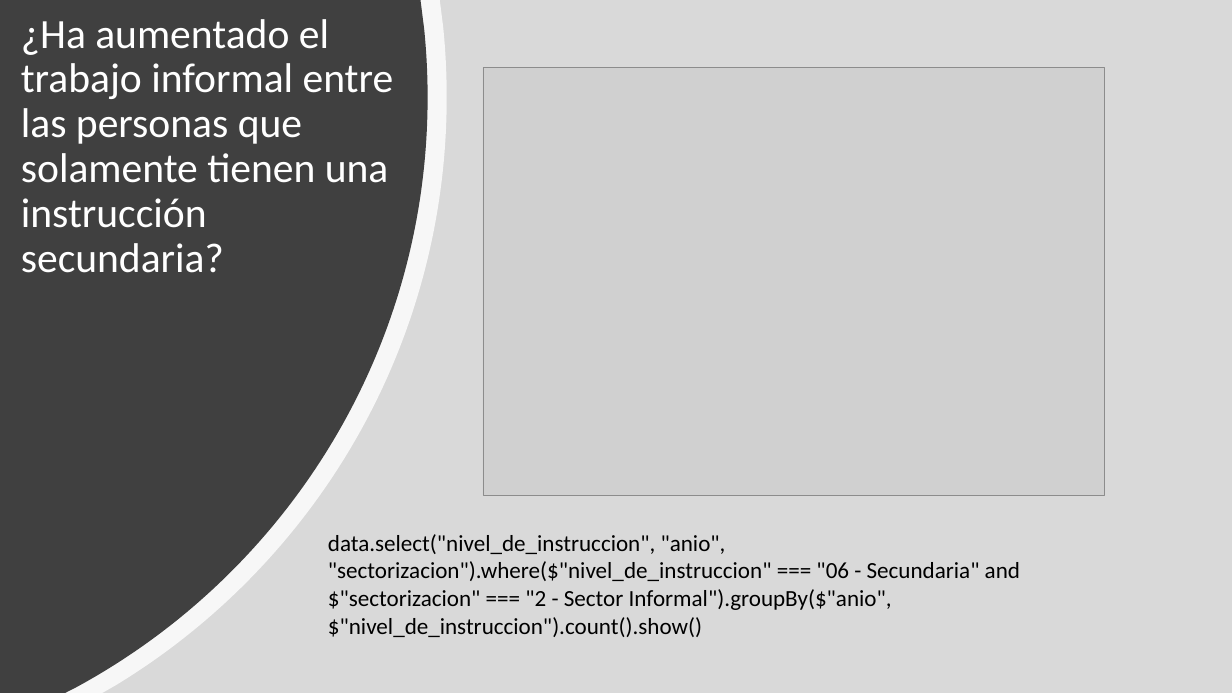
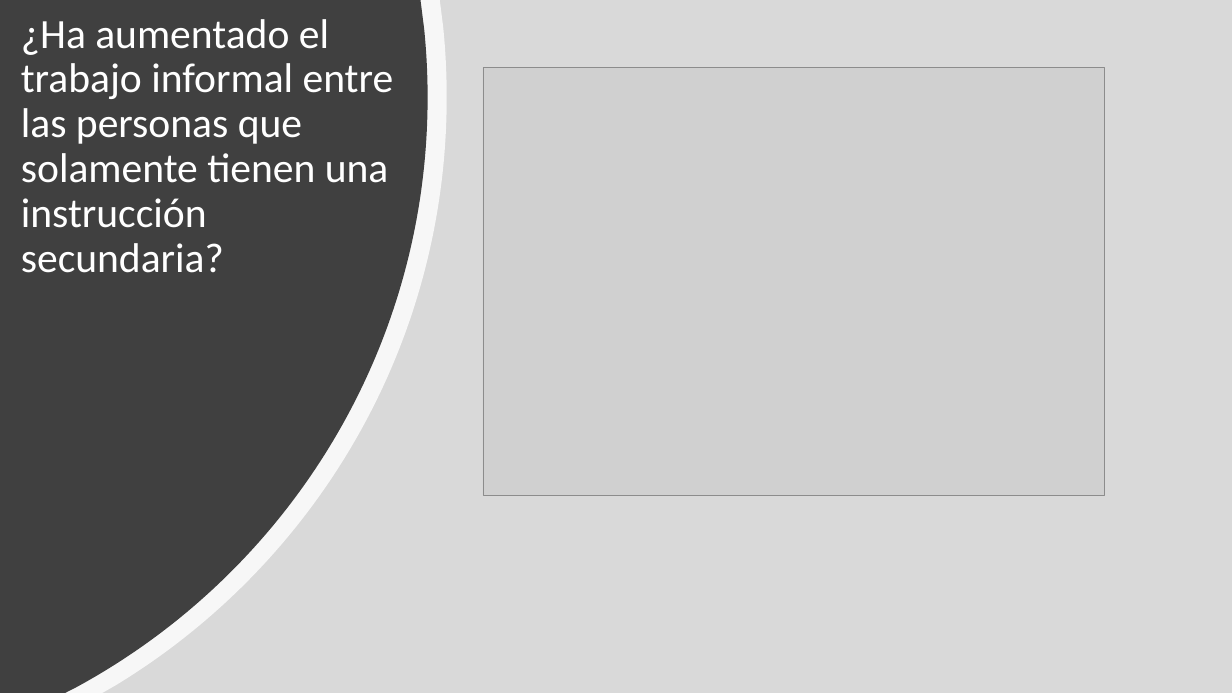
Before and after one commit to vysery98/proyectoIntegrador_IV, a slide deck: slide 9 of Presentación.pptx. Drawn at 1232x693 pixels with LibreOffice and Linux fonts; fonts in the diff are those of the drawing; grey boxes stand for pictures. Boxes give left, top, right and bottom in pixels: in the first picture for what was removed or moved away, otherwise in the second. Text is boxed around its words. In the diff, an @@ line names an element or a change of style, - is before the commit and + after.

```diff
--- a/Presentación.pptx
+++ b/Presentación.pptx
@@ text removed at (328, 534, 1020, 637) @@
-data.select("nivel_de_instruccion", "anio", "sectorizacion").where($"nivel_de_instruccion" === "06 - Secundaria" and $"sectorizacion" === "2 - Sector Informal").groupBy($"anio", $"nivel_de_instruccion").count().show()
```
Also in this commit, not shown: 13 other slides changed, 6 slides added, 3 slides removed, 2 other files.
